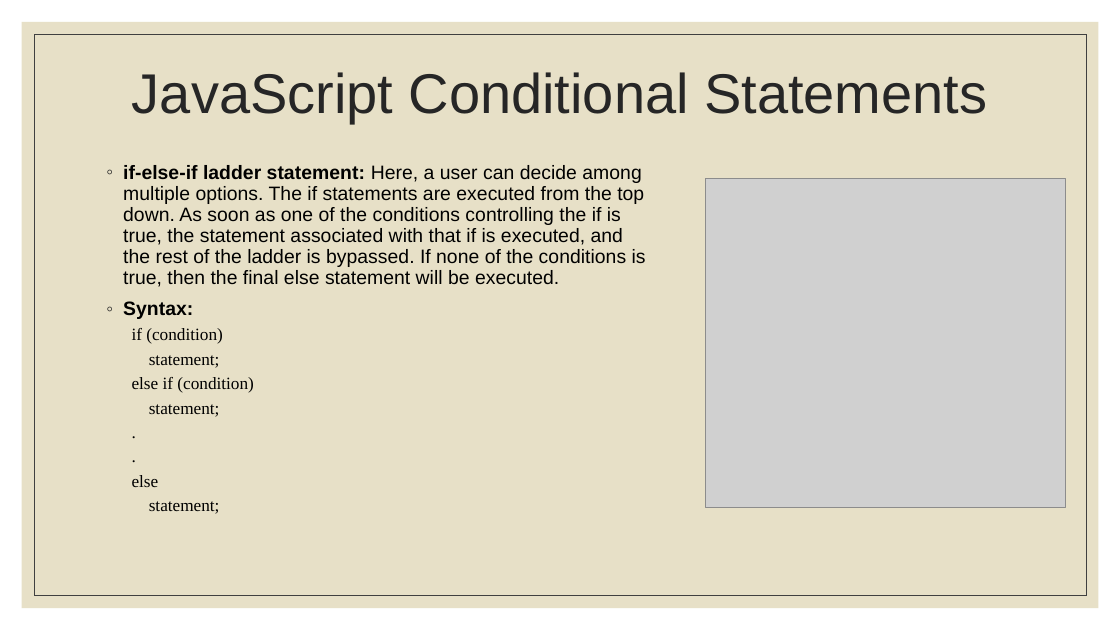
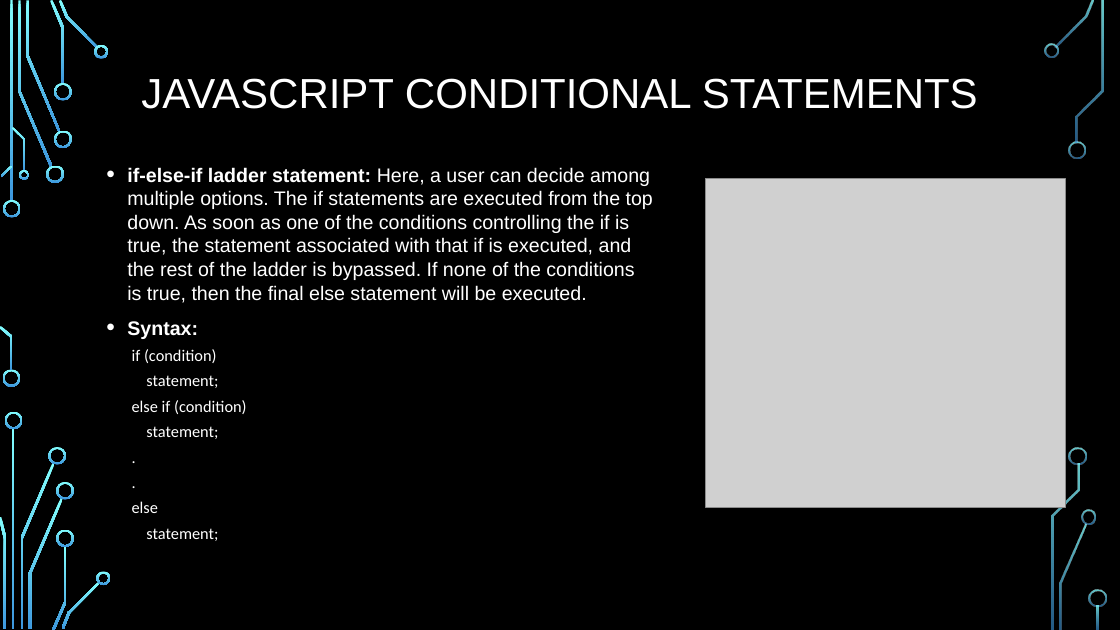
Before and after one commit to PramodJana/JavaScript, a slide deck: slide 23 of GFG JS Course Curriculam/Articles/002 Javascript fundamentals.pptx. Drawn at 1120x630 pixels with LibreOffice and Linux fonts; fonts in the diff are those of the drawing; grey boxes stand for pictures; background and template pictures are left out. Boxes give left, top, right and bottom in pixels: in the first picture for what was removed or moved away, otherwise in the second. Text is boxed around its words. In the diff, an @@ line names an element or a change of style, - is before the commit and + after.

```diff
--- a/GFG JS Course Curriculam/Articles/002 Javascript fundamentals.pptx
+++ b/GFG JS Course Curriculam/Articles/002 Javascript fundamentals.pptx
@@ background #FFFFFF to picture (left out) @@
@@ rectangle removed at [22,22,1099,608] @@
@@ rectangle removed at [34,34,1086,596] @@
@@ title at [141,78,978,109]: text changed; size 48 to 36 pt; text colour #262626 to #FFFFFF @@
-JavaScript Conditional Statements
+JAVASCRIPT CONDITIONAL STATEMENTS
@@ text "if-else-if ladder statement: Here, a ..." at [127,167,653,541]: size 16.6 to 16.8 pt in "if-else-if ladder statement: Here, a user can ...", "Syntax:"; text colour #000000 to #FFFFFF; size 14.8 to 14 pt, font Times New Roman to Calibri in "if (condition)", "statement;", "else if (condition)", "statement;" and 4 more places; bullet ◦ to •; line spacing 0.9 to 1; more space between paragraphs @@
@@ group added at [0,0,1107,630]: 33 freeform shapes, 3 rectangles @@
```
Also in this commit, not shown: 29 other slides changed.
